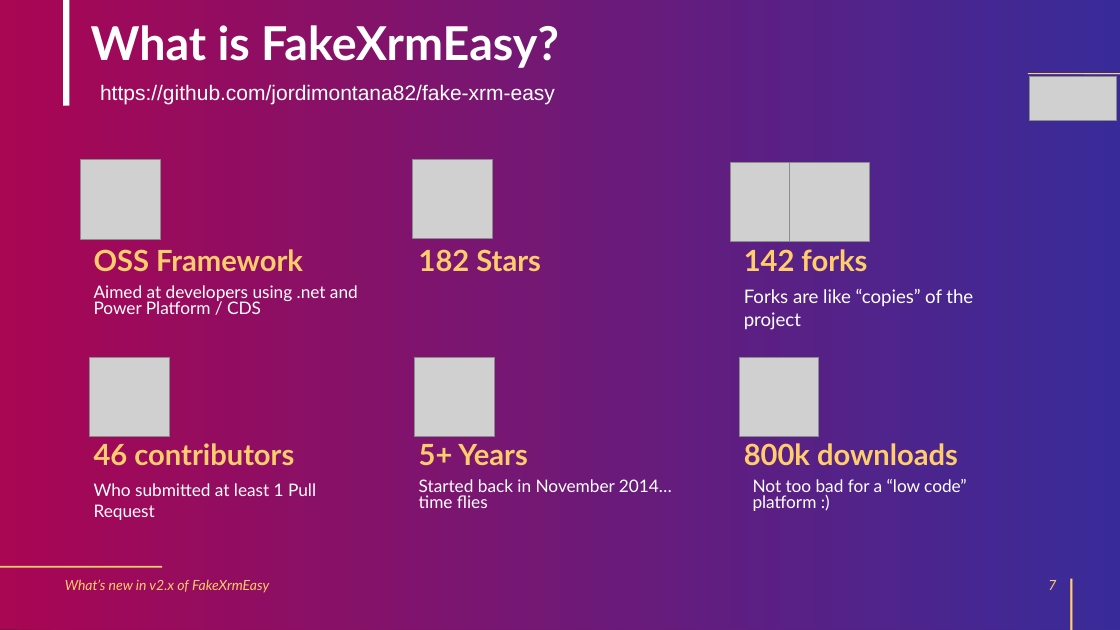
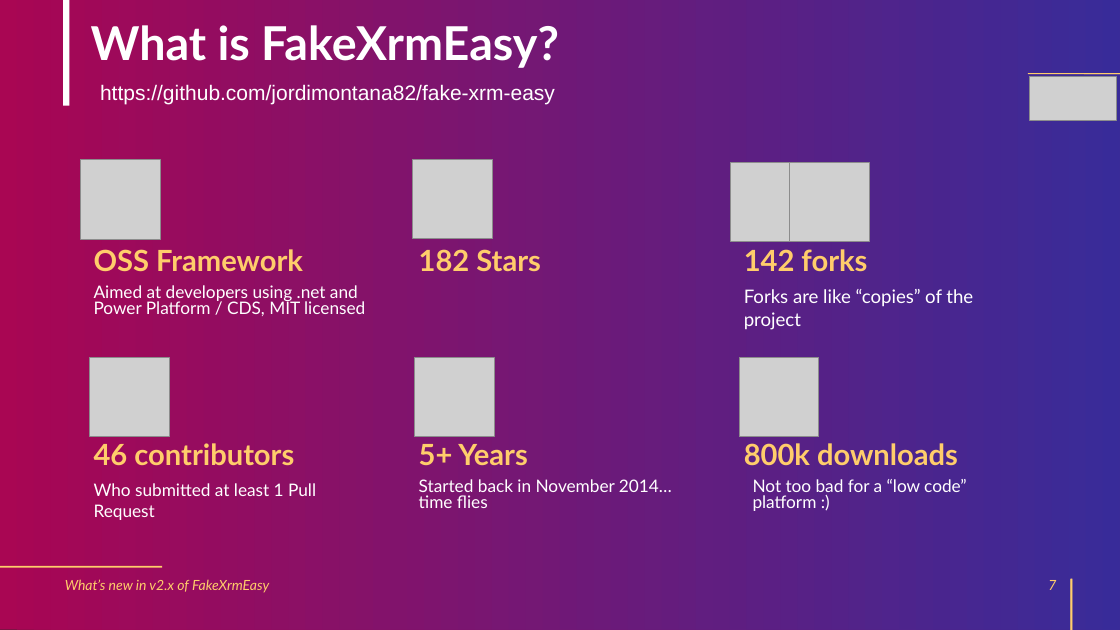
Before and after one commit to DynamicsValue/power-platform-devops-saturday, a slide deck: slide 7 of slides.pptx. Drawn at 1120x630 pixels with LibreOffice and Linux fonts; fonts in the diff are those of the drawing; grey boxes stand for pictures; background and template pictures are left out; a plain dark background stands for a picture behind light text. Boxes give left, top, right and bottom in pixels: in the first picture for what was removed or moved away, otherwise in the second. Text is boxed around its words. In the diff, an @@ line names an element or a change of style, - is before the commit and + after.

Commit message:
Updated slides (again :) )

```diff
--- a/slides.pptx
+++ b/slides.pptx
@@ text at [94, 285, 365, 316]: text changed @@
-Aimed at developers using .net and Power Platform / CDS
+Aimed at developers using .net and Power Platform / CDS, MIT licensed
```
Also in this commit, not shown: 2 slides added.
